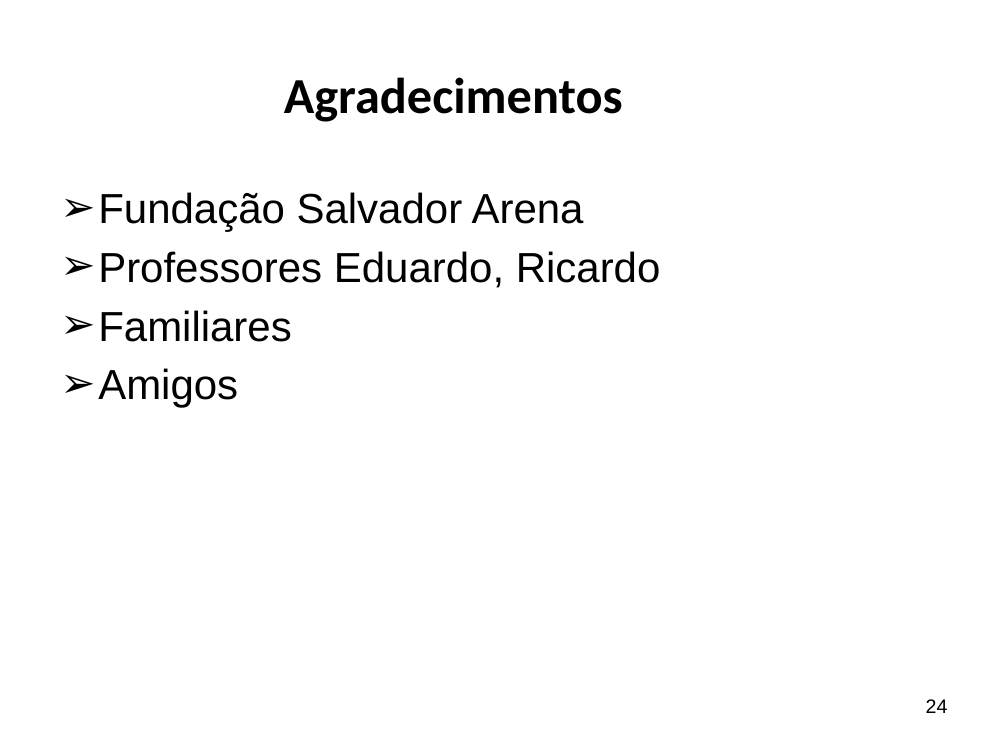
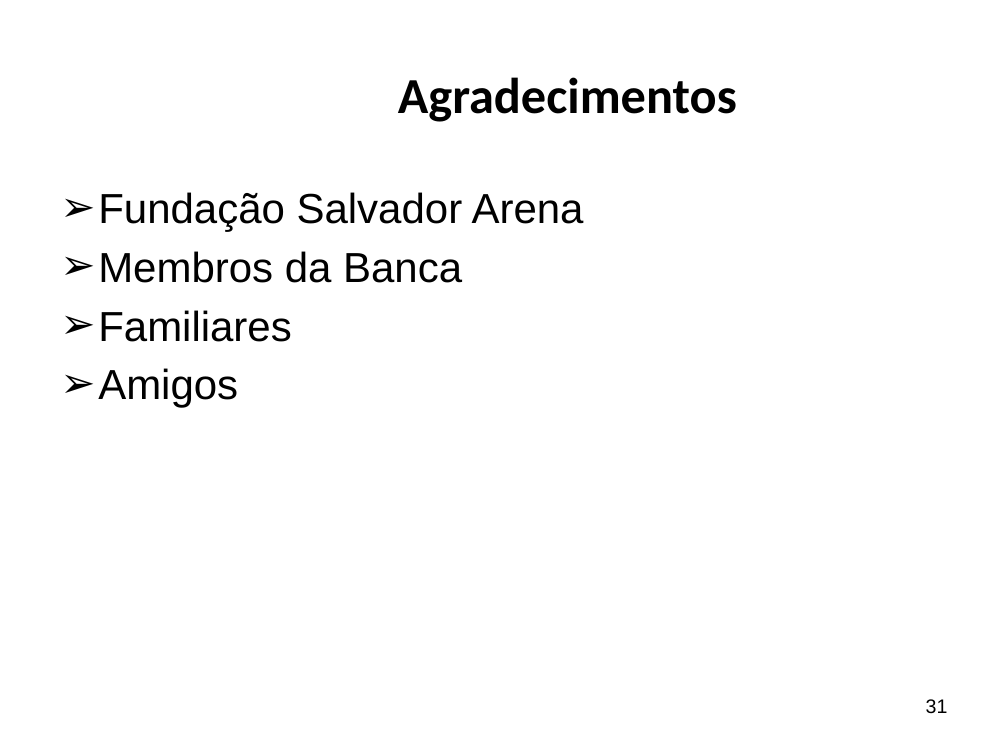
Before and after one commit to ricardopetrere/TCC_FTT, a slide deck: slide 31 of documentos/Apresentação Banca.pptx (slide 24 before the commit). Drawn at 1008x756 pixels with LibreOffice and Linux fonts; fonts in the diff are those of the drawing; background and template pictures are left out. Boxes give left, top, right and bottom in pixels: in the first picture for what was removed or moved away, otherwise in the second. Text is boxed around its words. In the diff, an @@ line names an element or a change of style, - is before the commit and + after.

```diff
--- a/documentos/Apresentação Banca.pptx
+++ b/documentos/Apresentação Banca.pptx
@@ title "Agradecimentos" at bbox=[398, 77, 737, 122]: alignment left to centre @@
@@ text at bbox=[98, 251, 462, 283]: text changed @@
-➢ Professores Eduardo, Ricardo
+➢ Membros da Banca
@@ page number at bbox=[926, 699, 948, 714]: text changed @@
-24
+31
```
Also in this commit, not shown: 22 other slides changed, 9 slides added, 1 slide removed.
